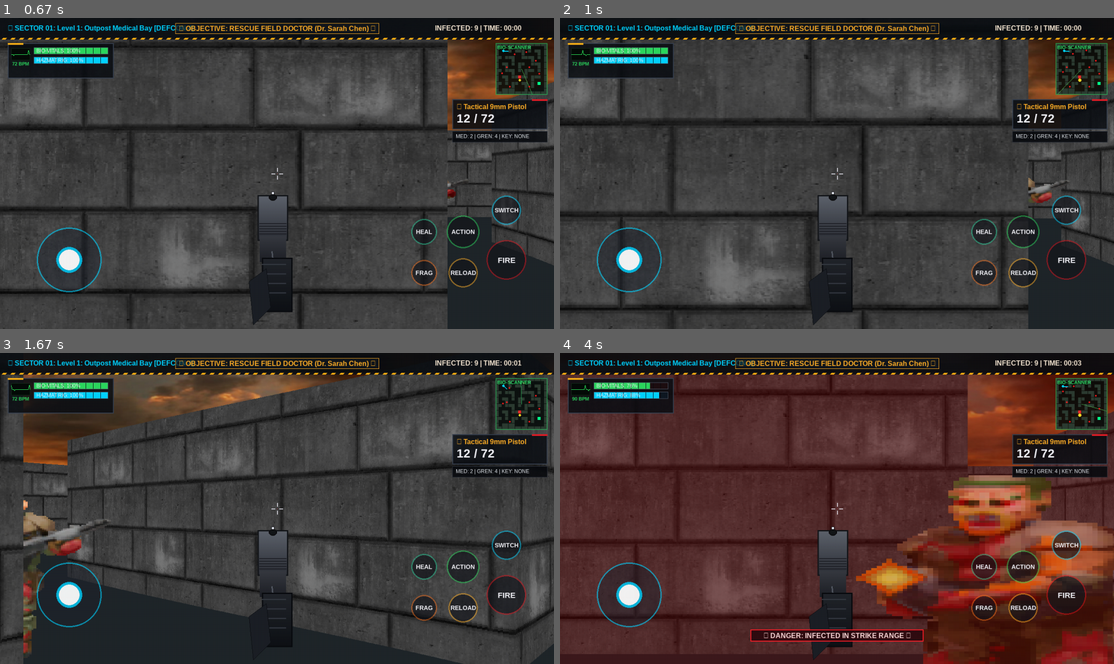
Above: before the commit, frames 1-4 (two rows, left to right).
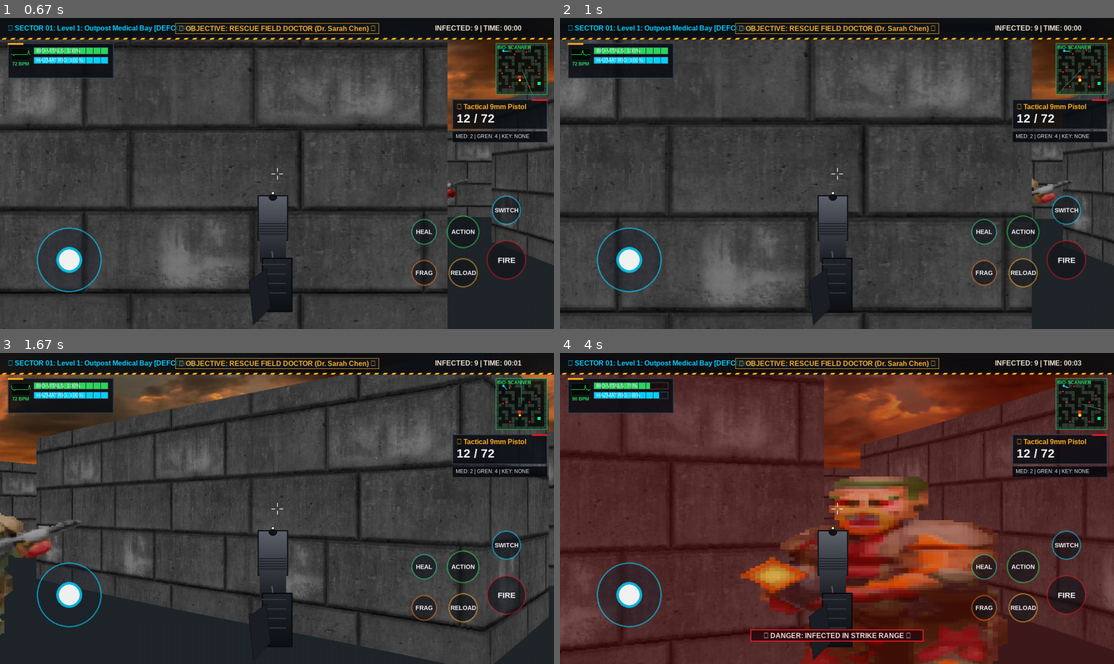
Above: after the commit, the same moments.

Repository: Adityakashid-mathionix/zoombi-game-
Game: pygame game, started from main.py
Same seed, same stepped clock (60 frames per second), same inputs: the game is played once before the commit and once after it.
Inputs (mouse positions are in pixels of both pictures, inside the frame that each line leads up to):
- Up to frame 1 (0.67 s): tap Enter at 0.33 s
- Up to frame 2 (1 s): tap W at 0.67 s
- Up to frame 3 (1.67 s): tap S at 1 s; hold Right from 1.33 s (still down); move the mouse to (421, 558) at 1.37 s
- Up to frame 4 (4 s): release Right at 1.8 s; hold Up 1.83-2.13 s; move the mouse to (1014, 402) at 1.87 s; hold Right 2.17-2.63 s; move the mouse to (681, 558) at 2.2 s; hold Left 2.67-3.2 s; move the mouse to (737, 620) at 2.7 s; hold Down 3.23-3.53 s; move the mouse to (764, 458) at 3.27 s; hold Left 3.57-3.97 s; move the mouse to (704, 427) at 3.6 s

Frame 1 is identical in both runs. In frame 2, 2.0% of the frame differs, in the area x 0-100%, y 6-100%; in frame 3, 17%; in frame 4, 36%.

Commit message:
Trigger automated Android APK build with Buildozer workflow

Diff:
--- a/engine/player.py
+++ b/engine/player.py
@@ -5,8 +5,9 @@
 import math
 import pygame as pg
 from engine.settings import (
-    WIDTH, HEIGHT, PLAYER_POS, PLAYER_ANGLE, PLAYER_SPEED, PLAYER_ROT_SPEED,
-    PLAYER_MAX_HEALTH, PLAYER_MAX_ARMOR, MOUSE_SENSITIVITY,
+    WIDTH, HEIGHT, PLAYER_POS, PLAYER_ANGLE, PLAYER_SPEED, PLAYER_RUN_SPEED,
+    PLAYER_ROT_SPEED, PLAYER_SIZE_SCALE, PLAYER_MAX_HEALTH, PLAYER_MAX_ARMOR,
+    MOUSE_SENSITIVITY, MOUSE_MAX_REL, MOUSE_BORDER_LEFT, MOUSE_BORDER_RIGHT,
     TOUCH_LOOK_SENSITIVITY, HALF_WIDTH, HALF_HEIGHT
 )
 
@@ -24,7 +25,9 @@
         self.rel = 0.0
         self.bob_timer = 0
         self.is_moving = False
+        self.is_running = False
         self.is_dead = False
+        self.diag_move_corr = 1 / math.sqrt(2)
 
         # Adrenaline boost state
         self.adrenaline_active = False
@@ -122,82 +125,99 @@
         return not self.game.level_map.is_wall(x, y)
 
     def check_wall_collision(self, dx, dy):
-        """Authentic DOOM wall sliding physics: tests X and Y movement axes independently."""
-        radius = 0.22  # Player collision radius in world grid units
-
-        # Test and apply X movement
-        if dx != 0.0:
-            check_x = self.x + dx + (radius if dx > 0 else -radius)
-            if self.check_wall(check_x, self.y):
-                self.x += dx
-
-        # Test and apply Y movement
-        if dy != 0.0:
-            check_y = self.y + dy + (radius if dy > 0 else -radius)
-            if self.check_wall(self.x, check_y):
-                self.y += dy
+        """Exact Reference DOOM wall sliding physics: tests independent X and Y movement axes."""
+        dt = max(1.0, self.game.delta_time)
+        scale = PLAYER_SIZE_SCALE / dt
+        if self.check_wall(int(self.x + dx * scale), int(self.y)):
+            self.x += dx
+        if self.check_wall(int(self.x), int(self.y + dy * scale)):
+            self.y += dy
+
+    def mouse_control(self):
+        """Exact Reference DOOM smooth mouse look controller."""
+        if not self.game.mouse_look_enabled:
+            return 0.0
+        mx, my = pg.mouse.get_pos()
+        if mx < MOUSE_BORDER_LEFT or mx > MOUSE_BORDER_RIGHT:
+            pg.mouse.set_pos([HALF_WIDTH, HALF_HEIGHT])
+        self.rel = pg.mouse.get_rel()[0]
+        self.rel = max(-MOUSE_MAX_REL, min(MOUSE_MAX_REL, self.rel))
+        return self.rel * MOUSE_SENSITIVITY * max(1.0, self.game.delta_time)
 
     def update_movement(self, dt, touch_move_x=0.0, touch_move_y=0.0, touch_look=0.0):
-        # Calculate speed with adrenaline multiplier
-        base_speed = PLAYER_SPEED * (1.45 if self.adrenaline_active else 1.0) * dt
+        keys = pg.key.get_pressed()
+        self.is_running = bool(keys[pg.K_LSHIFT] or keys[pg.K_RSHIFT])
+
+        # Base speed selection: walk vs sprint
+        speed_rate = PLAYER_RUN_SPEED if self.is_running else PLAYER_SPEED
+        if self.adrenaline_active:
+            speed_rate *= 1.45
+
+        base_speed = speed_rate * dt
         dx, dy = 0.0, 0.0
         self.is_moving = False
 
-        # Touch Virtual Joystick Input
-        if abs(touch_move_x) > 0.05 or abs(touch_move_y) > 0.05:
+        sin_a = math.sin(self.angle)
+        cos_a = math.cos(self.angle)
+
+        # 1. Desktop Keyboard Movement (Reference DOOM logic with diagonal correction)
+        kb_dx, kb_dy = 0.0, 0.0
+        num_key_pressed = -1
+        speed_sin = base_speed * sin_a
+        speed_cos = base_speed * cos_a
+
+        if keys[pg.K_w] or keys[pg.K_UP]:
+            num_key_pressed += 1
+            kb_dx += speed_cos
+            kb_dy += speed_sin
+        if keys[pg.K_s] or keys[pg.K_DOWN]:
+            num_key_pressed += 1
+            kb_dx -= speed_cos
+            kb_dy -= speed_sin
+        if keys[pg.K_a]:
+            num_key_pressed += 1
+            kb_dx += speed_sin
+            kb_dy -= speed_cos
+        if keys[pg.K_d]:
+            num_key_pressed += 1
+            kb_dx -= speed_sin
+            kb_dy += speed_cos
+
+        if num_key_pressed >= 0:
             self.is_moving = True
-            sin_a = math.sin(self.angle)
-            cos_a = math.cos(self.angle)
-
-            fwd = -touch_move_y * base_speed
-            strafe = touch_move_x * base_speed
+            if num_key_pressed > 0:
+                kb_dx *= self.diag_move_corr
+                kb_dy *= self.diag_move_corr
+            dx += kb_dx
+            dy += kb_dy
+
+        # 2. Touch Virtual Joystick Input
+        joy_len = math.hypot(touch_move_x, touch_move_y)
+        if joy_len > 0.05:
+            self.is_moving = True
+            # Outer rim auto-run
+            if joy_len > 0.70:
+                self.is_running = True
+                joy_speed = (PLAYER_RUN_SPEED * (1.45 if self.adrenaline_active else 1.0)) * dt
+            else:
+                joy_speed = base_speed
+
+            norm_x = touch_move_x / joy_len if joy_len > 1.0 else touch_move_x
+            norm_y = touch_move_y / joy_len if joy_len > 1.0 else touch_move_y
+
+            fwd = -norm_y * joy_speed
+            strafe = norm_x * joy_speed
 
             joy_dx = fwd * cos_a - strafe * sin_a
             joy_dy = fwd * sin_a + strafe * cos_a
-
-            # Diagonal normalization for joystick
-            joy_len = math.hypot(touch_move_x, touch_move_y)
-            if joy_len > 1.0:
-                joy_dx /= joy_len
-                joy_dy /= joy_len
-
             dx += joy_dx
             dy += joy_dy
 
-        # Desktop Keyboard Movement
-        keys = pg.key.get_pressed()
-        kb_dx, kb_dy = 0.0, 0.0
-        sin_a = math.sin(self.angle)
-        cos_a = math.cos(self.angle)
-
-        fwd_move = 0
-        side_move = 0
-        if keys[pg.K_w] or keys[pg.K_UP]:
-            fwd_move += 1
-        if keys[pg.K_s] or keys[pg.K_DOWN]:
-            fwd_move -= 1
-        if keys[pg.K_a]:
-            side_move -= 1
-        if keys[pg.K_d]:
-            side_move += 1
-
-        if fwd_move != 0 or side_move != 0:
-            self.is_moving = True
-            move_scale = base_speed
-            # Normalize diagonal speed (W+A, W+D, S+A, S+D)
-            if fwd_move != 0 and side_move != 0:
-                move_scale *= (1.0 / math.sqrt(2.0))
-
-            kb_dx += (fwd_move * cos_a - side_move * sin_a) * move_scale
-            kb_dy += (fwd_move * sin_a + side_move * cos_a) * move_scale
-            dx += kb_dx
-            dy += kb_dy
-
         # Apply smooth independent-axis sliding collision
         self.check_wall_collision(dx, dy)
 
         # Smooth Rotation from Touch, Keyboard, or Mouse
-        rot_delta = 0.0
+        rot_delta = self.mouse_control()
         if touch_look != 0.0:
             rot_delta += touch_look * TOUCH_LOOK_SENSITIVITY
         if keys[pg.K_LEFT]:
@@ -205,23 +225,12 @@
         if keys[pg.K_RIGHT]:
             rot_delta += PLAYER_ROT_SPEED * dt
 
-        # Smooth Desktop Mouse Look
-        if self.game.mouse_look_enabled:
-            mx, my = pg.mouse.get_pos()
-            if mx < 80 or mx > WIDTH - 80 or my < 80 or my > HEIGHT - 80:
-                pg.mouse.set_pos([HALF_WIDTH, HALF_HEIGHT])
-                pg.mouse.get_rel()  # flush center jump
-            else:
-                m_rel = pg.mouse.get_rel()[0]
-                m_rel = max(-35, min(35, m_rel))
-                rot_delta += m_rel * 0.0018
-
         self.rel = rot_delta
         self.angle = (self.angle + rot_delta) % math.tau
 
         # Weapon bobbing
         if self.is_moving:
-            self.bob_timer += dt
+            self.bob_timer += dt * (1.5 if self.is_running else 1.0)
 
         # Adrenaline timer
         if self.adrenaline_active:
@@ -234,3 +243,7 @@
     @property
     def pos(self):
         return self.x, self.y
+
+    @property
+    def map_pos(self):
+        return int(self.x), int(self.y)
--- a/engine/settings.py
+++ b/engine/settings.py
@@ -7,7 +7,7 @@
 RES = WIDTH, HEIGHT = 1280, 720
 HALF_WIDTH = WIDTH // 2
 HALF_HEIGHT = HEIGHT // 2
-FPS = 60
+FPS = 0  # Uncapped buttery-smooth frame pacing like reference DOOM
 
 # Raycasting Engine Parameters
 FOV = math.pi / 3  # 60 degrees Field of View
@@ -21,18 +21,22 @@
 TEXTURE_SIZE = 256
 HALF_TEXTURE_SIZE = TEXTURE_SIZE // 2
 
-# Player Movement & Controls
+# Player Movement & Controls (Synchronized with Reference DOOM Physics)
 PLAYER_POS = (2.5, 2.5)
 PLAYER_ANGLE = 0.0
-PLAYER_SPEED = 0.0035  # Units per millisecond
-PLAYER_ROT_SPEED = 0.0024  # Radians per millisecond
-PLAYER_SIZE_SCALE = 60
+PLAYER_SPEED = 0.004  # Units per millisecond (exact reference DOOM speed)
+PLAYER_RUN_SPEED = 0.0065  # Sprint speed when holding Shift or pushing virtual joystick
+PLAYER_ROT_SPEED = 0.002  # Radians per millisecond (exact reference DOOM rot speed)
+PLAYER_SIZE_SCALE = 60  # Wall collision projection scale
 PLAYER_MAX_HEALTH = 100
 PLAYER_MAX_ARMOR = 100
 
-# Touch & Mouse Controls Sensitivity
+# Touch & Mouse Controls Sensitivity (Exact Reference DOOM Parameters)
 TOUCH_LOOK_SENSITIVITY = 0.0032
-MOUSE_SENSITIVITY = 0.0025
+MOUSE_SENSITIVITY = 0.0003  # Scaled by delta_time
+MOUSE_MAX_REL = 40
+MOUSE_BORDER_LEFT = 100
+MOUSE_BORDER_RIGHT = WIDTH - MOUSE_BORDER_LEFT
 JOYSTICK_RADIUS = 75
 JOYSTICK_DEADZONE = 12
 BUTTON_RADIUS = 36
--- a/engine/weapons.py
+++ b/engine/weapons.py
@@ -105,10 +105,12 @@
         self.last_shot_time = 0
         self.reload_start_time = 0
         self.anim_frame = 0
-        self.anim_timer = 0
-
         # Active grenades in the level
         self.active_grenades = []
+
+        # Smooth viewmodel bobbing interpolation
+        self.bob_offset_x = 0.0
+        self.bob_offset_y = 0.0
 
     @property
     def current_config(self):
@@ -293,7 +295,7 @@
                 self.active_grenades.remove(g)
 
     def draw_viewmodel(self, screen):
-        """Draws first-person weapon viewmodel centered at the bottom of the screen."""
+        """Draws first-person weapon viewmodel centered at the bottom of the screen with smooth sway."""
         frames = self.game.asset_manager.weapon_sprites.get(self.current_weapon_key, [])
         if not frames:
             return
@@ -301,13 +303,22 @@
         frame_idx = min(self.anim_frame, len(frames) - 1)
         frame_surf = frames[frame_idx]
 
-        # Apply slight bobbing when player is moving
-        bob_x = math.sin(self.game.player.bob_timer * 0.008) * 8 if self.game.player.is_moving else 0
-        bob_y = abs(math.cos(self.game.player.bob_timer * 0.008)) * 10 if self.game.player.is_moving else 0
+        # Calculate subtle, natural sway target
+        if self.game.player.is_moving:
+            amp = 7 if getattr(self.game.player, "is_running", False) else 5
+            target_bob_x = math.sin(self.game.player.bob_timer * 0.005) * amp
+            target_bob_y = abs(math.cos(self.game.player.bob_timer * 0.005)) * amp
+        else:
+            target_bob_x = 0.0
+            target_bob_y = 0.0
+
+        # Smooth exponential decay eliminates abrupt pops and snapping
+        self.bob_offset_x += (target_bob_x - self.bob_offset_x) * 0.2
+        self.bob_offset_y += (target_bob_y - self.bob_offset_y) * 0.2
 
         # Center weapon at bottom screen
-        pos_x = HALF_WIDTH - frame_surf.get_width() // 2 + int(bob_x)
-        pos_y = HEIGHT - frame_surf.get_height() + int(bob_y)
+        pos_x = HALF_WIDTH - frame_surf.get_width() // 2 + int(self.bob_offset_x)
+        pos_y = HEIGHT - frame_surf.get_height() + int(self.bob_offset_y)
 
         # Draw reload lower offset
         if self.is_reloading:
--- a/main.py
+++ b/main.py
@@ -87,14 +87,18 @@
 
         self.elapsed_time = 0.0
         self.state = "GAMEPLAY"
-        self.mouse_look_enabled = False
-        pg.mouse.set_visible(True)
+        self.mouse_look_enabled = True
+        pg.mouse.set_visible(False)
+        pg.event.set_grab(True)
+        pg.mouse.set_pos([HALF_WIDTH, HALF_HEIGHT])
+        pg.mouse.get_rel()  # flush residual delta
 
     def trigger_level_victory(self):
         """Called upon reaching extraction with survivor rescued."""
         self.state = "VICTORY"
         self.mouse_look_enabled = False
         pg.mouse.set_visible(True)
+        pg.event.set_grab(False)
         self.debriefing_modal.reset()
         lvl_id = self.level_map.level_id
         meta = self.level_map.meta
@@ -116,12 +120,15 @@
         self.state = "GAME_OVER"
         self.mouse_look_enabled = False
         pg.mouse.set_visible(True)
+        pg.event.set_grab(False)
         self.game_over_modal.reset()
 
     def return_to_lobby(self):
         self.state = "LOBBY"
         self.mouse_look_enabled = False
         pg.mouse.set_visible(True)
+        pg.event.set_grab(False)
+        pg.display.set_caption("Zombi Apploclips")
 
     def handle_events(self):
         for event in pg.event.get():
@@ -144,6 +151,7 @@
                 if event.key in (pg.K_m, pg.K_TAB) and self.state == "GAMEPLAY":
                     self.mouse_look_enabled = not self.mouse_look_enabled
                     pg.mouse.set_visible(not self.mouse_look_enabled)
+                    pg.event.set_grab(self.mouse_look_enabled)
                     if self.mouse_look_enabled:
                         pg.mouse.set_pos([HALF_WIDTH, HALF_HEIGHT])
                         pg.mouse.get_rel()  # flush residual delta
@@ -177,9 +185,15 @@
                     if event.key in (pg.K_RETURN, pg.K_SPACE, pg.K_r):
                         self.game_over_modal.handle_click(WIDTH // 2 - 120, HEIGHT // 2 + 65)
 
-            # Mouse / touch desktop firing
+            # Mouse click in gameplay: re-captures mouse or fires weapon
             if event.type == pg.MOUSEBUTTONDOWN and self.state == "GAMEPLAY":
-                if event.button == 1 and self.mouse_look_enabled:
+                if not self.mouse_look_enabled:
+                    self.mouse_look_enabled = True
+                    pg.mouse.set_visible(False)
+                    pg.event.set_grab(True)
+                    pg.mouse.set_pos([HALF_WIDTH, HALF_HEIGHT])
+                    pg.mouse.get_rel()
+                elif event.button == 1:
                     self.weapon_manager.shoot()
 
             # State-specific event handling
@@ -259,7 +273,10 @@
             self.handle_events()
             self.update()
             self.draw()
-            self.delta_time = self.clock.tick(FPS)
+            raw_dt = self.clock.tick(FPS)
+            self.delta_time = min(50.0, max(1.0, float(raw_dt)))
+            if self.state == "GAMEPLAY":
+                pg.display.set_caption(f"Zombi Apploclips - FPS: {self.clock.get_fps():.1f}")
 
 
 if __name__ == "__main__":
--- a/supabase_local_cache.json
+++ b/supabase_local_cache.json
@@ -294,6 +294,50 @@
         "zombies_killed": 1,
         "timestamp": 1791911199
       }
+    },
+    {
+      "endpoint": "level_leaderboards",
+      "payload": {
+        "user_id": "anon_c5bdfa01",
+        "username": "Operative_Vance",
+        "level_id": 1,
+        "clear_time_seconds": 99.2,
+        "zombies_killed": 8,
+        "timestamp": 1791911444
+      }
+    },
+    {
+      "endpoint": "level_leaderboards",
+      "payload": {
+        "user_id": "anon_c5bdfa01",
+        "username": "Operative_Vance",
+        "level_id": 1,
+        "clear_time_seconds": 136.8,
+        "zombies_killed": 8,
+        "timestamp": 1791984545
+      }
+    },
+    {
+      "endpoint": "level_leaderboards",
+      "payload": {
+        "user_id": "anon_c5bdfa01",
+        "username": "Operative_Vance",
+        "level_id": 1,
+        "clear_time_seconds": 0.0,
+        "zombies_killed": 1,
+        "timestamp": 1791988327
+      }
+    },
+    {
+      "endpoint": "level_leaderboards",
+      "payload": {
+        "user_id": "anon_c5bdfa01",
+        "username": "Operative_Vance",
+        "level_id": 1,
+        "clear_time_seconds": 0.0,
+        "zombies_killed": 0,
+        "timestamp": 1791989624
+      }
     }
   ]
 }
Not shown, changed: firebase_local_cache.json
